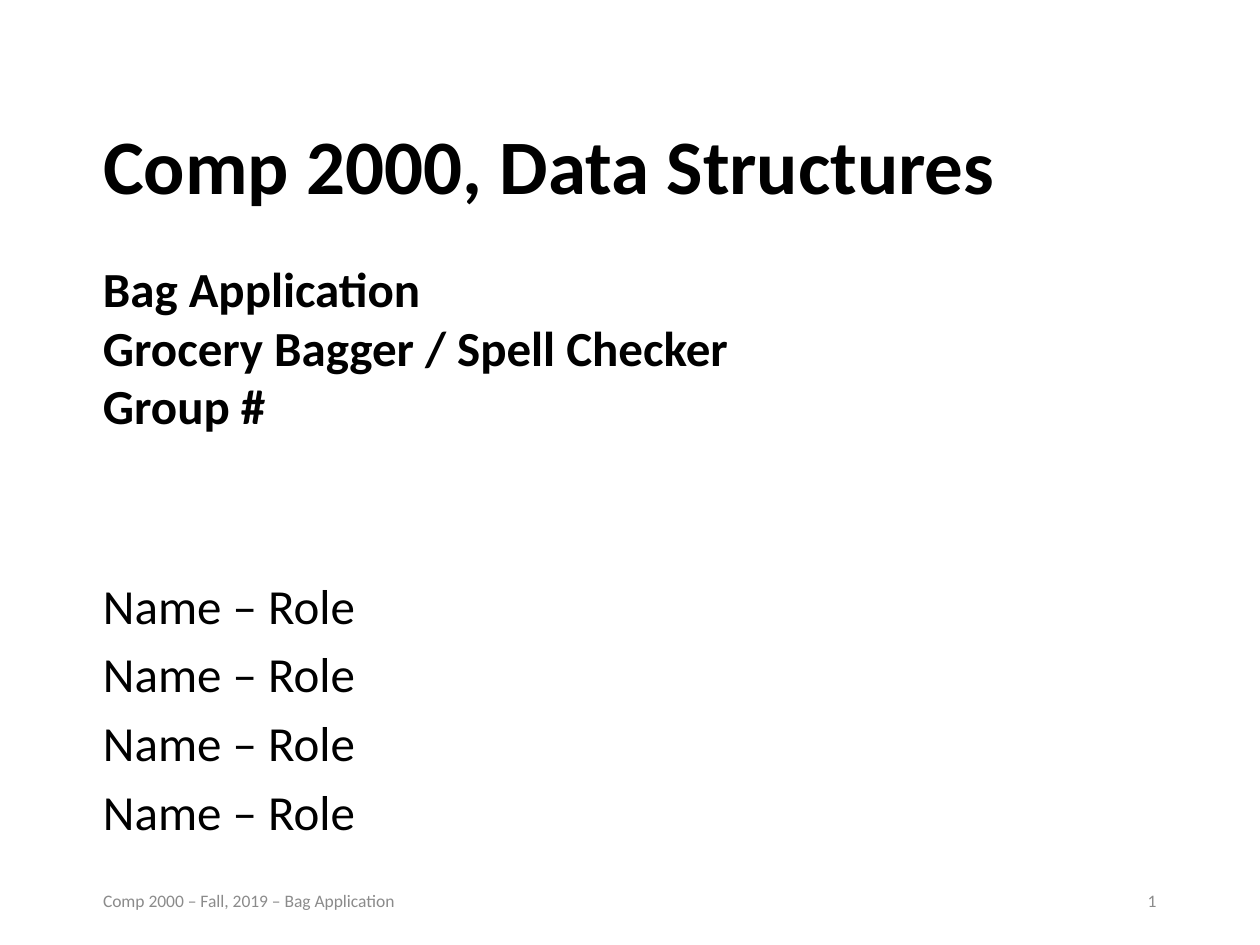
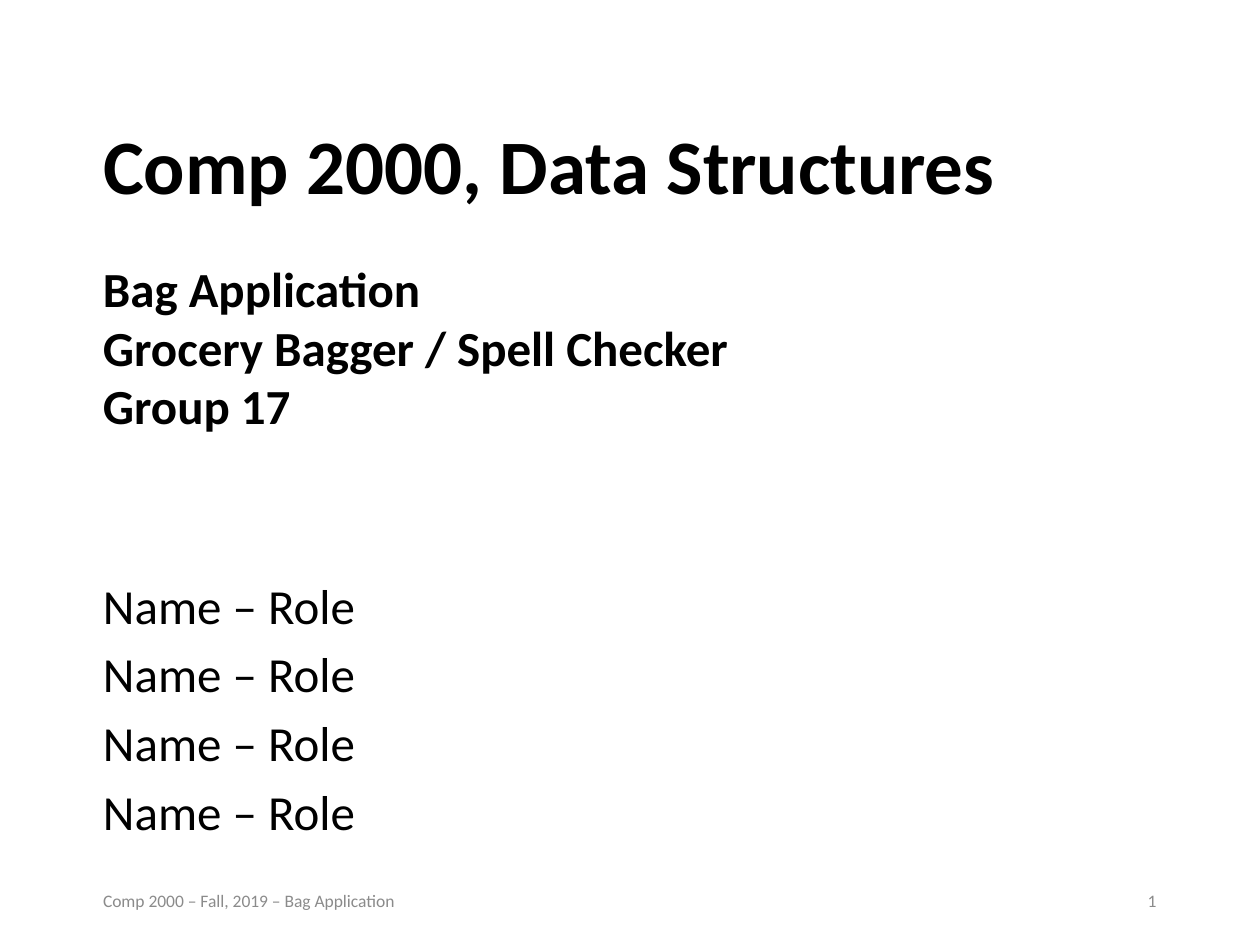
Before and after one commit to lefebvrematwit/DS---1-Bag-App---Group-17, a slide deck: slide 1 of admin/Comp 2000 - 2020-1sp -- 1 Bag App - Group # Presentation -- 2020-01-24 0707.pptx. Drawn at 1260x945 pixels with LibreOffice and Linux fonts; fonts in the diff are those of the drawing; background and template pictures are left out. Boxes give left, top, right and bottom in pixels: in the first picture for what was removed or moved away, otherwise in the second. Text is boxed around its words. In the diff, an @@ line names an element or a change of style, - is before the commit and + after.

```diff
--- a/admin/Comp 2000 - 2020-1sp -- 1 Bag App - Group # Presentation -- 2020-01-24 0707.pptx
+++ b/admin/Comp 2000 - 2020-1sp -- 1 Bag App - Group # Presentation -- 2020-01-24 0707.pptx
@@ text at <box>103,392,291,432</box>: text changed @@
-Group #
+Group 17
```
Also in this commit, not shown: 4 other files.
